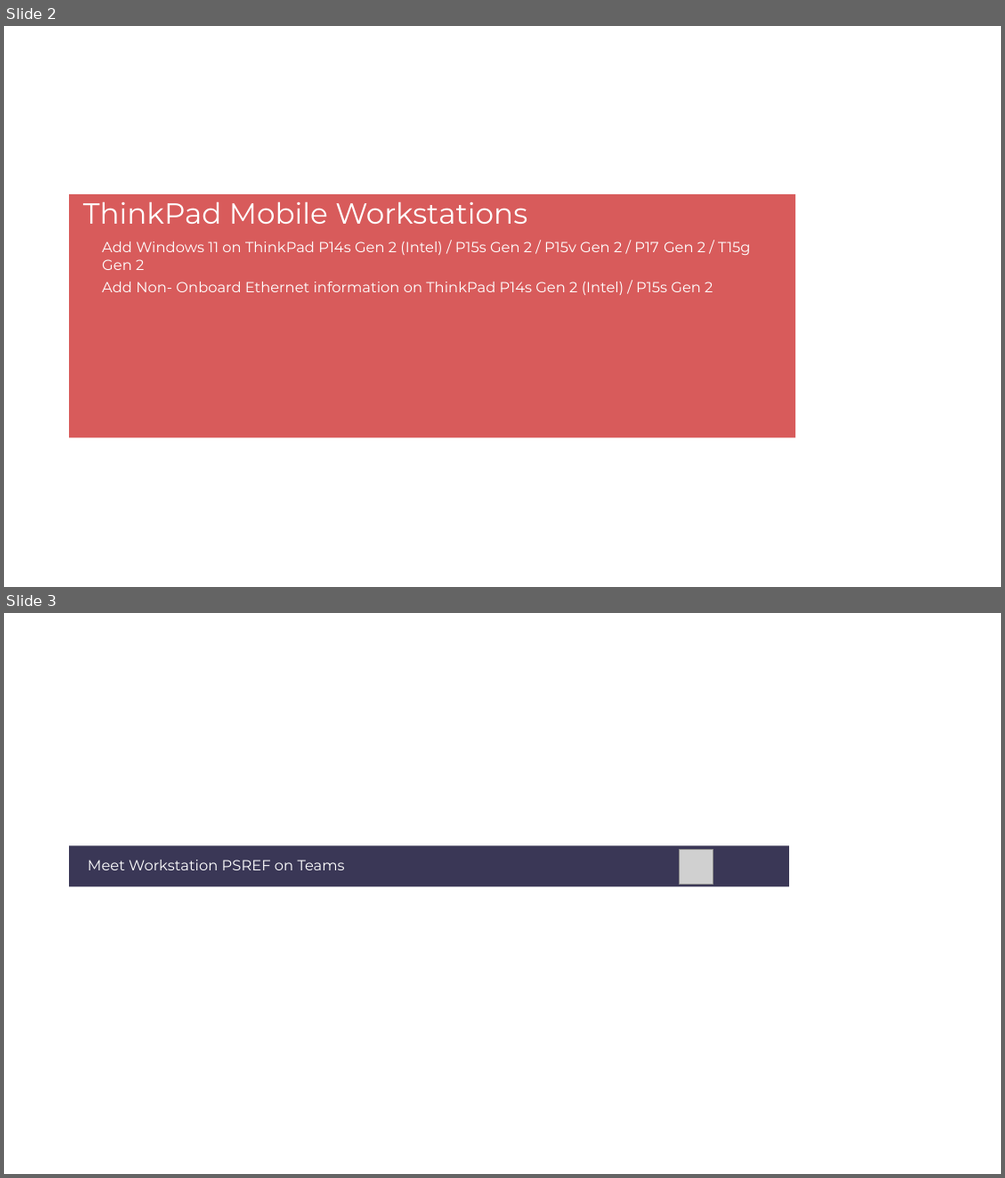
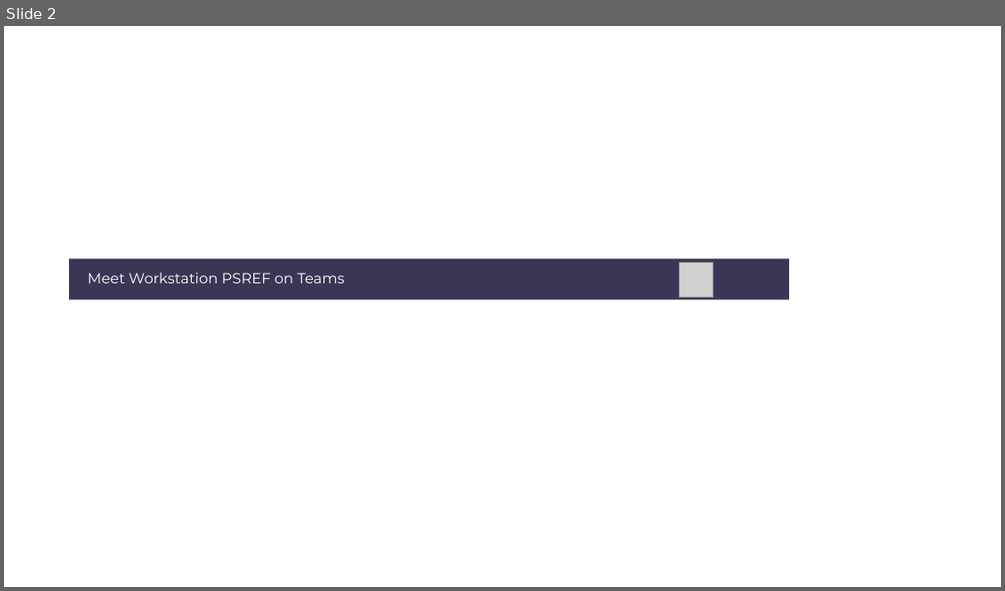
Before and after one commit to hou-yufeng/wspsref_newsletter, a slide deck: wspsref_newsletter.pptx. Shown one above the other, each under a label of ours: slides 2 and 3 before the commit, slide 2 after it. The pictures are 1005x1178 and 1005x591 pixels, drawn with LibreOffice and Linux fonts; fonts in the diff are those of the drawing; grey boxes stand for pictures. Boxes give left, top, right and bottom in pixels: in the first picture for what was removed or moved away, otherwise in the second. Text is boxed around its words. In the diff, an @@ line names an element or a change of style, - is before the commit and + after.

```diff
--- a/wspsref_newsletter.pptx
+++ b/wspsref_newsletter.pptx
@@ slide 2 removed at box(4, 26, 1001, 587), background #FFFFFF @@
@@ rectangle removed at box(69, 194, 795, 438) @@
@@ text removed at box(83, 202, 527, 224) @@
-ThinkPad Mobile Workstations
@@ text removed at box(102, 241, 750, 295) @@
-Add Windows 11 on ThinkPad P14s Gen 2 (Intel) / P15s Gen 2 / P15v Gen 2 / P17 Gen 2 / T15g Gen 2
-Add Non- Onboard Ethernet information on ThinkPad P14s Gen 2 (Intel) / P15s Gen 2
@@ what was slide 3 is now slide 2 @@
```
Also in this commit, not shown: 1 slide changed, 2 other files.
